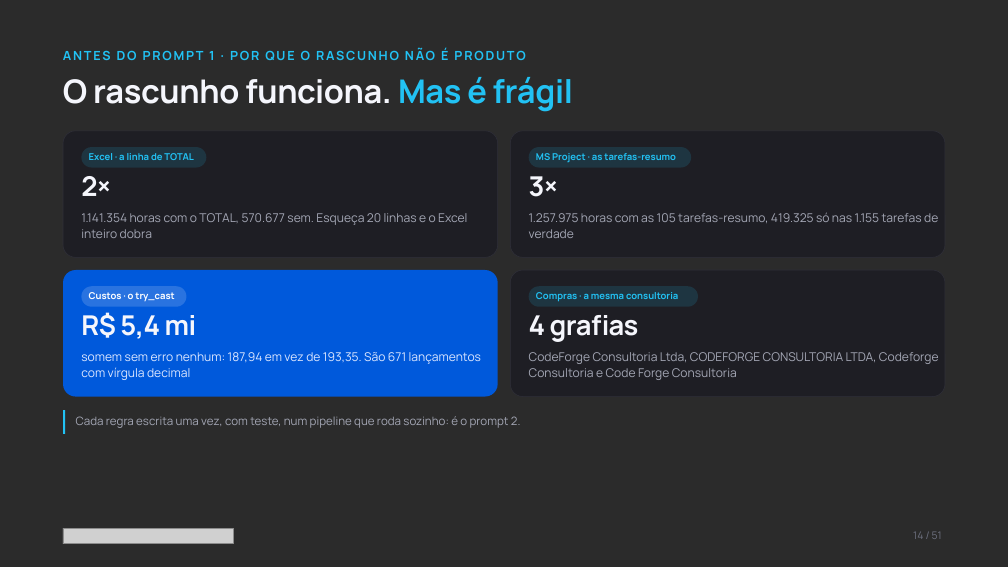
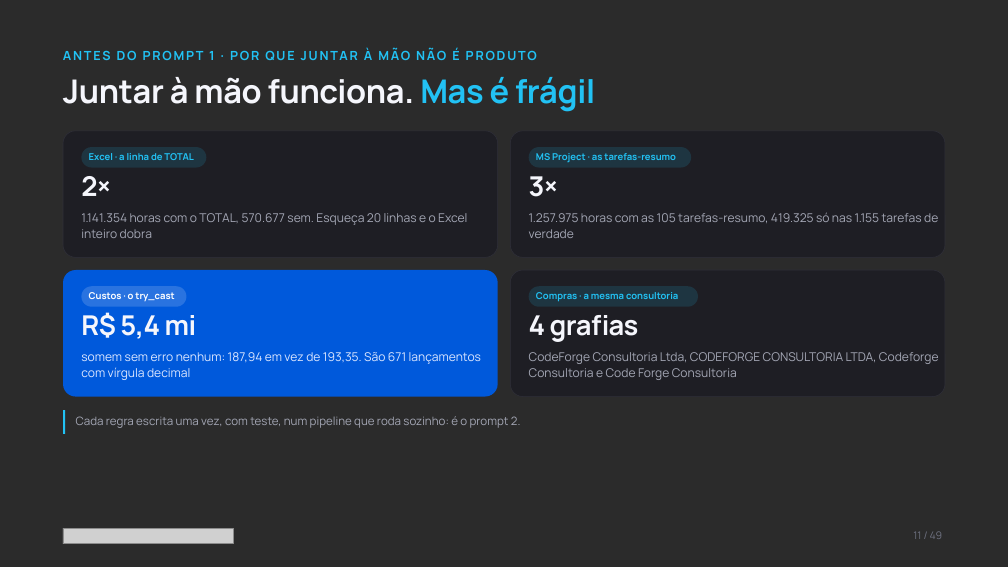
Before and after one commit to AugustoKoche-AI/ImersaoControlTower, a slide deck: slide 11 of slides/pptx/Lançamento Outubro - Aula 02.pptx (slide 14 before the commit). Drawn at 1008x567 pixels with LibreOffice and Linux fonts; fonts in the diff are those of the drawing; grey boxes stand for pictures; background and template pictures are left out; a plain dark background stands for a picture behind light text. Boxes give left, top, right and bottom in pixels: in the first picture for what was removed or moved away, otherwise in the second. Text is boxed around its words. In the diff, an @@ line names an element or a change of style, - is before the commit and + after.

```diff
--- a/slides/pptx/Lançamento Outubro - Aula 02.pptx
+++ b/slides/pptx/Lançamento Outubro - Aula 02.pptx
@@ text at [63, 48, 537, 60]: text changed @@
-ANTES DO PROMPT 1 · POR QUE O RASCUNHO NÃO É PRODUTO
+ANTES DO PROMPT 1 · POR QUE JUNTAR À MÃO NÃO É PRODUTO
@@ text at [63, 77, 595, 112]: text changed @@
-O rascunho funciona. Mas é frágil
+Juntar à mão funciona. Mas é frágil
@@ text at [913, 531, 943, 539]: text changed @@
-14 / 51
+11 / 49
```
Also in this commit, not shown: 45 other slides changed, 1 slide added, 3 slides removed, 9 other files.
